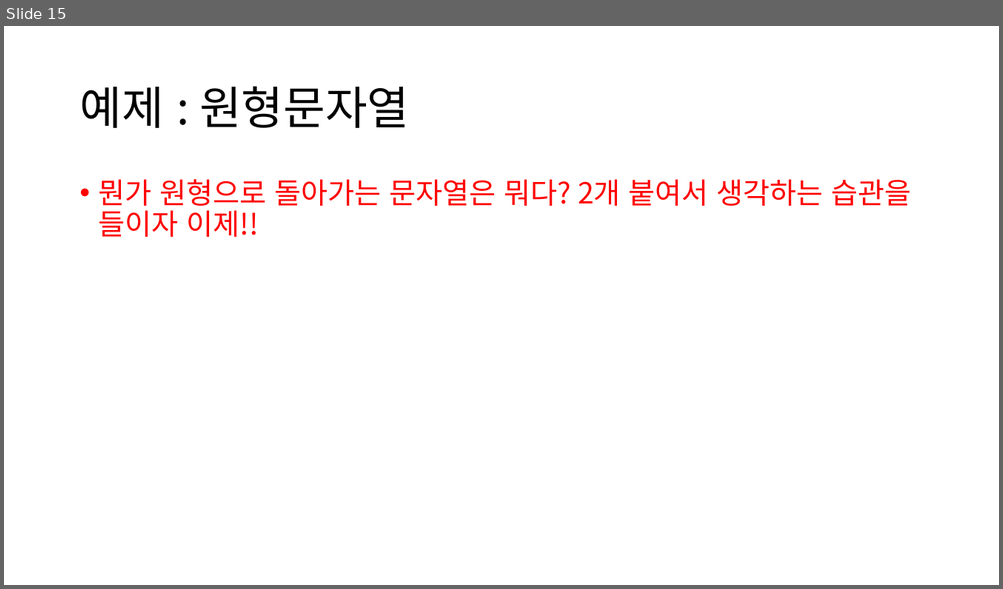
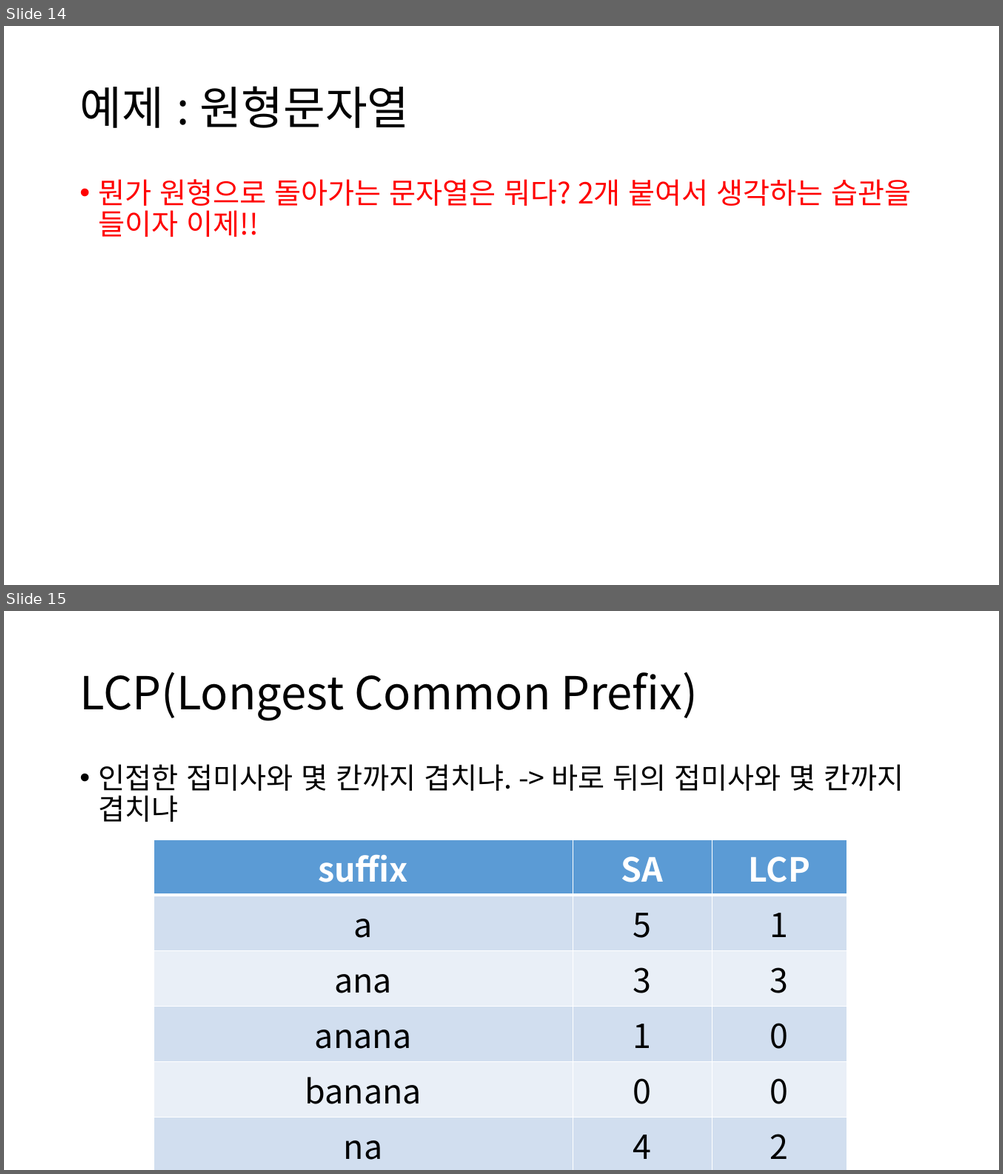
Before and after one commit to ALGOSOPT/algosopt, a slide deck: Chapter20/접미사배열ppt.pptx. Shown one above the other, each under a label of ours: slide 15 before the commit, slides 14 and 15 after it. The pictures are 1003x589 and 1003x1174 pixels, drawn with LibreOffice and Linux fonts; fonts in the diff are those of the drawing. Boxes give left, top, right and bottom in pixels: in the first picture for what was removed or moved away, otherwise in the second. Text is boxed around its words. In the diff, an @@ line names an element or a change of style, - is before the commit and + after.

```diff
--- a/Chapter20/접미사배열ppt.pptx
+++ b/Chapter20/접미사배열ppt.pptx
@@ slide 15 added at <box>4,611,999,1170</box>, background #FFFFFF @@
@@ title added at <box>79,672,698,721</box>, 44 pt, text #000000 @@
+LCP(Longest Common Prefix)
@@ text added at <box>99,764,903,822</box>, 28 pt, text #000000 @@
+• 인접한 접미사와 몇 칸까지 겹치냐. -> 바로 뒤의 접미사와 몇 칸까지 겹치냐
@@ table added at <box>154,840,847,1170</box>, 7 rows, 3 columns @@
+suffix | SA | LCP
+a | 5 | 1
+ana | 3 | 3
+anana | 1 | 0
+banana | 0 | 0
+na | 4 | 2
+nana | 2 | X
@@ what was slide 15 is now slide 14 @@
```
Also in this commit, not shown: 5 slides changed, 8 other slides added, 3 slides removed, 4 other files.
